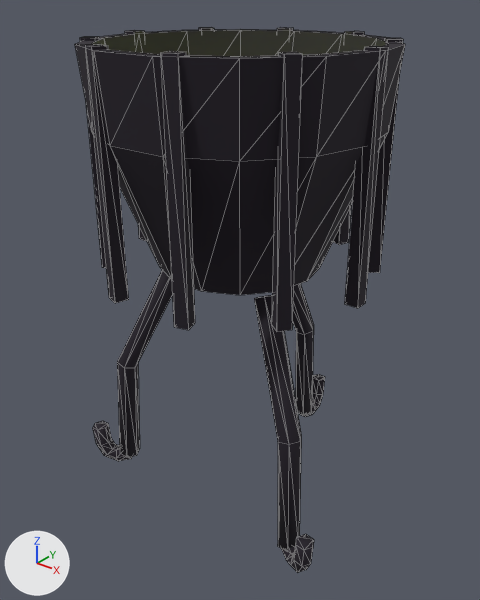
One commit to the glTF model art/models/brazier_green.glb: the scene before it, then after it.
Both versions are drawn from a 50 mm camera at (0.58, -0.725, 0.794) aimed at (-0.006, 0.007, 0.34). Lighting does not change. The marker at lower left points along +X, +Y and +Z. The picture after the commit comes second. Mesh edges are drawn as thin lines. Vertices at exactly the same position are counted once.

In view in the first picture: 'brazier_green'.
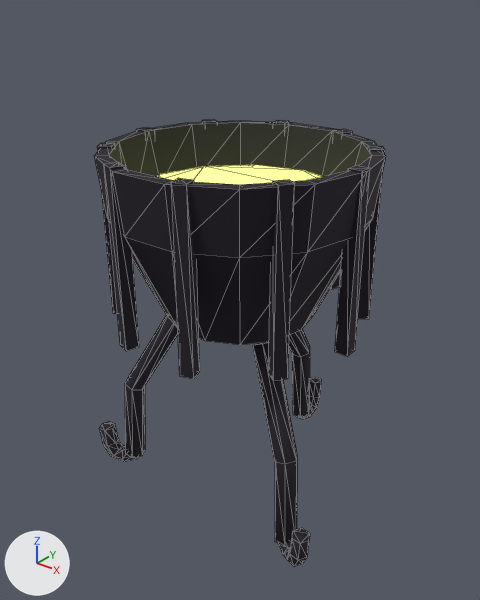
Changed parts and their boxes [x1, y1, x2, y2] in the pictures (480 x 600 px; the box of a moved part takes in the faces that stretch with it):
'brazier_green', reshaped (11% narrower, 18% shorter)
    before: [75, 27, 405, 573]
    after: [94, 119, 386, 566]
part 1 of me_brazier_green, moved or reshaped
    before: [300, 374, 325, 417]
    after: [296, 377, 322, 419]
part 2 of me_brazier_green, moved or reshaped
    before: [93, 421, 132, 461]
    after: [100, 422, 138, 462]
part 3 of me_brazier_green, moved or reshaped
    before: [281, 534, 314, 573]
    after: [279, 528, 310, 566]
part 4 of me_brazier_green, moved or reshaped
    before: [75, 29, 405, 295]
    after: [94, 121, 386, 345]
part 5 of me_brazier_green, moved or reshaped
    before: [345, 46, 389, 308]
    after: [335, 165, 370, 356]
part 6 of me_brazier_green, moved or reshaped
    before: [368, 38, 403, 273]
    after: [357, 146, 385, 319]
part 7 of me_brazier_green, moved or reshaped
    before: [333, 31, 364, 245]
    after: [330, 129, 352, 289]
part 8 of me_brazier_green, moved or reshaped
    before: [277, 28, 293, 31]
    after: [273, 120, 289, 127]
part 9 of me_brazier_green, moved or reshaped
    before: [199, 27, 214, 31]
    after: [202, 119, 217, 124]
part 10 of me_brazier_green, moved or reshaped
    before: [125, 30, 147, 241]
    after: [136, 127, 155, 283]
part 11 of me_brazier_green, moved or reshaped
    before: [80, 37, 106, 268]
    after: [97, 143, 117, 314]
part 12 of me_brazier_green, moved or reshaped
    before: [85, 44, 129, 303]
    after: [104, 162, 139, 351]
part 13 of me_brazier_green, moved or reshaped
    before: [161, 51, 195, 330]
    after: [171, 178, 200, 379]
part 14 of me_brazier_green, moved or reshaped
    before: [272, 52, 303, 332]
    after: [268, 179, 295, 381]
part 15 of me_brazier_green, moved or reshaped (not visible before)
    after: [157, 165, 323, 184]
part 16 of me_brazier_green, moved or reshaped
    before: [117, 270, 314, 551]
    after: [125, 315, 310, 546]

The change, as a diff of the scene's bpy script:
```diff
--- a/art/models/brazier_green.glb.py
+++ b/art/models/brazier_green.glb.py
@@ me_brazier_green @@
-me_brazier_green.from_pydata(...)  # 334 vertices, 596 faces; spans x -0.23..0.23, y -0.205..0.262, z 0.01..0.724
+me_brazier_green.from_pydata(...)  # 334 vertices, 596 faces; spans x -0.22..0.22, y -0.194..0.25, z 0.01..0.583
+# me_brazier_green part 1: the loose piece of 30 vertices spanning x -0.014..0.014, y 0.196..0.262, z 0.01..0.081 is scaled about its middle by (1, 0.958, 0.999), then moved by (0.0, -0.011, 0.0)
+# me_brazier_green part 2: the loose piece of 30 vertices spanning x -0.23..-0.166, y -0.137..-0.088, z 0.01..0.081 is scaled about its middle by (0.961, 0.976, 0.999), then moved by (0.01, 0.006, 0.0)
+# me_brazier_green part 3: the loose piece of 30 vertices spanning x 0.166..0.23, y -0.137..-0.088, z 0.01..0.081 is scaled about its middle by (0.961, 0.976, 0.999), then moved by (-0.01, 0.006, 0.0)
+# me_brazier_green part 4: the loose piece of 86 vertices spanning x -0.21..0.21, y -0.205..0.205, z 0.396..0.72 is scaled about the mesh origin by (0.95, 0.95, 0.806)
+# me_brazier_green part 5: the loose piece of 8 vertices spanning x 0.188..0.208, y -0.01..0.01, z 0.4..0.724 is scaled about its middle by (1, 1, 0.806), then moved by (-0.01, 0.0, -0.109)
+# me_brazier_green part 6: the loose piece of 8 vertices spanning x 0.146..0.174, y 0.102..0.13, z 0.4..0.724 is scaled about its middle by (1, 1, 0.806), then moved by (-0.008, -0.006, -0.109)
+# me_brazier_green part 7: the loose piece of 8 vertices spanning x 0.049..0.074, y 0.176..0.201, z 0.4..0.724 is scaled about its middle by (1, 1, 0.806), then moved by (-0.003, -0.009, -0.109)
+# me_brazier_green part 8: the loose piece of 8 vertices spanning x -0.074..-0.049, y 0.176..0.201, z 0.4..0.724 is scaled about its middle by (1, 1, 0.806), then moved by (0.003, -0.009, -0.109)
+# me_brazier_green part 9: the loose piece of 8 vertices spanning x -0.174..-0.146, y 0.102..0.13, z 0.4..0.724 is scaled about its middle by (1, 1, 0.806), then moved by (0.008, -0.006, -0.109)
+# me_brazier_green part 10: the loose piece of 8 vertices spanning x -0.208..-0.188, y -0.01..0.01, z 0.4..0.724 is scaled about its middle by (1, 1, 0.806), then moved by (0.01, 0.0, -0.109)
+# me_brazier_green part 11: the loose piece of 8 vertices spanning x -0.174..-0.146, y -0.13..-0.102, z 0.4..0.724 is scaled about its middle by (1, 1, 0.806), then moved by (0.008, 0.006, -0.109)
+# me_brazier_green part 12: the loose piece of 8 vertices spanning x -0.074..-0.049, y -0.201..-0.176, z 0.4..0.724 is scaled about its middle by (1, 1, 0.806), then moved by (0.003, 0.009, -0.109)
+# me_brazier_green part 13: the loose piece of 8 vertices spanning x 0.049..0.074, y -0.201..-0.176, z 0.4..0.724 is scaled about its middle by (1, 1, 0.806), then moved by (-0.003, 0.009, -0.109)
+# me_brazier_green part 14: the loose piece of 8 vertices spanning x 0.146..0.174, y -0.13..-0.102, z 0.4..0.724 is scaled about its middle by (1, 1, 0.806), then moved by (-0.008, 0.006, -0.109)
+# me_brazier_green part 15: the loose piece of 24 vertices spanning x -0.17..0.17, y -0.17..0.17, z 0.59..0.63 is scaled about its middle by (0.95, 0.95, 1), then moved by (0.0, 0.0, -0.115)
+# me_brazier_green part 16: 54 of 334 vertices moved; they spanned x -0.191..0.191, y -0.116..0.216, z 0.029..0.403 and now span x -0.183..0.183, y -0.111..0.206, z 0.029..0.327; mean shift (0.0, 0.0, -0.04); largest move (-0.079, -0.035, 0.389) -> (-0.075, -0.033, 0.311)
 me_brazier_green.materials.append(mat_pal_ink)
```
